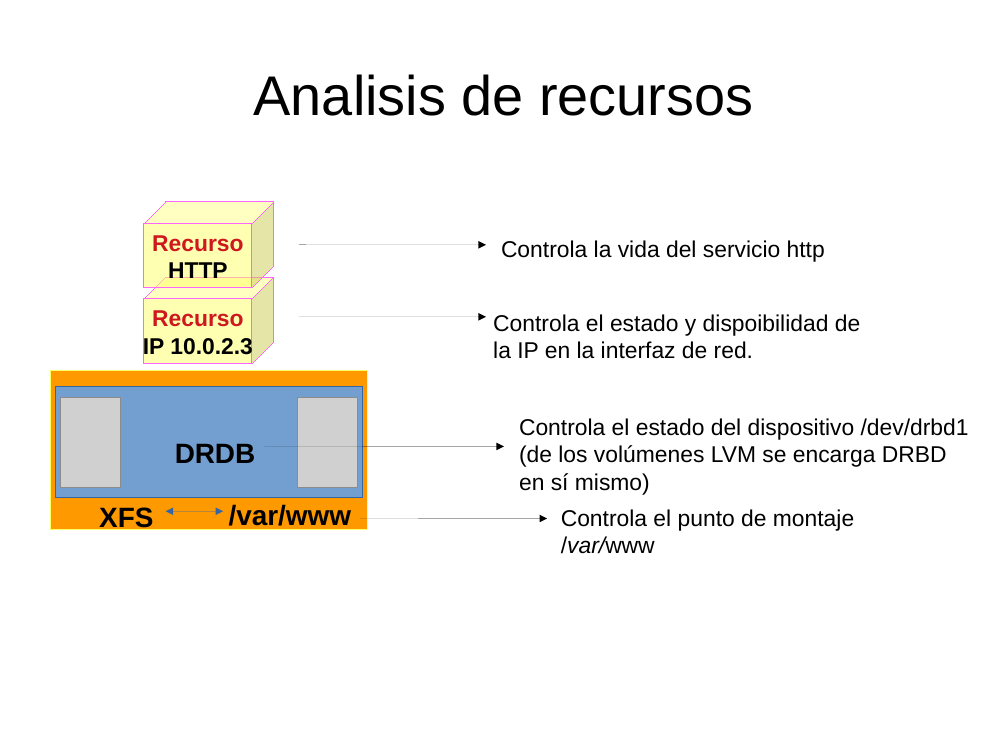
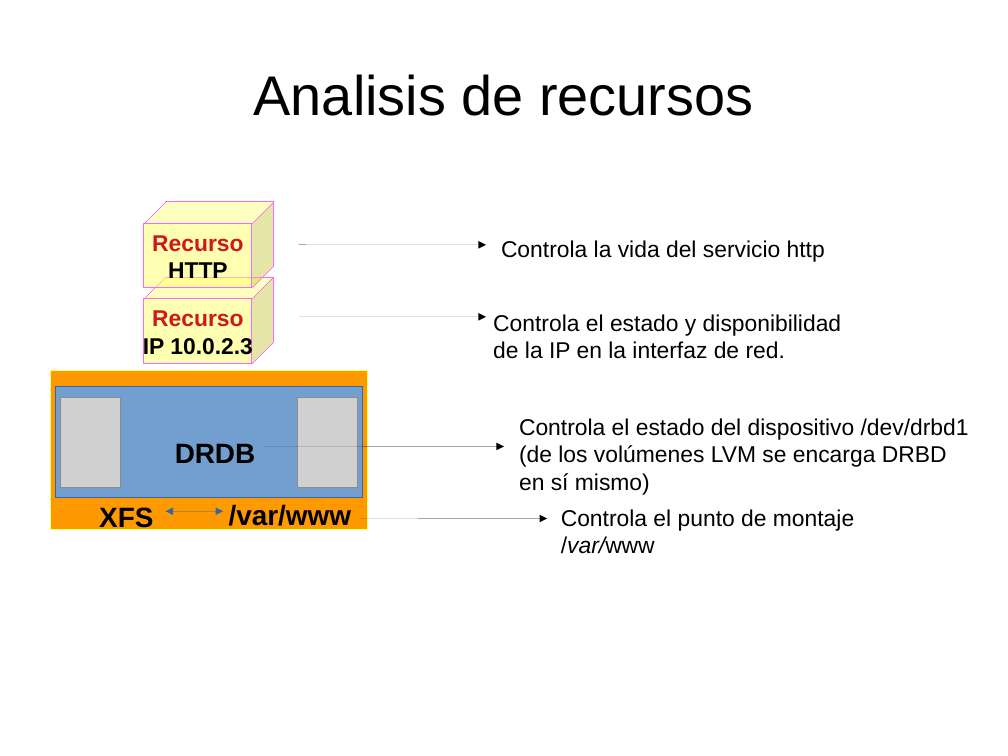
Before and after one commit to niniadcobre/asa, a slide deck: slide 16 of clases/cluster.odp. Drawn at 1008x756 pixels with LibreOffice and Linux fonts; fonts in the diff are those of the drawing; grey boxes stand for pictures. Boxes give left, top, right and bottom in pixels: in the first picture for what was removed or moved away, otherwise in the second. Text is boxed around its words. In the diff, an @@ line names an element or a change of style, - is before the commit and + after.

```diff
--- a/clases/cluster.odp
+++ b/clases/cluster.odp
@@ text at [493, 314, 841, 359]: text changed @@
-Controla el estado y dispoibilidad de la IP en la interfaz de red.
+Controla el estado y disponibilidad de la IP en la interfaz de red.
```
Also in this commit, not shown: 7 other slides changed, 2 slides added.
